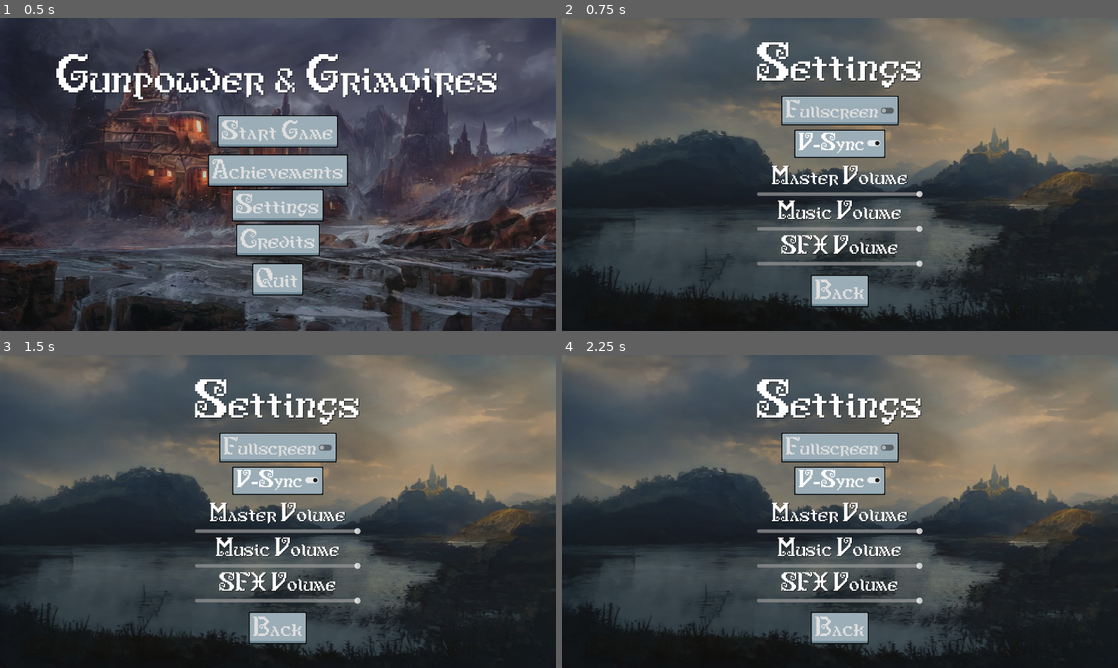
Above: before the commit, frames 1-4 (two rows, left to right).
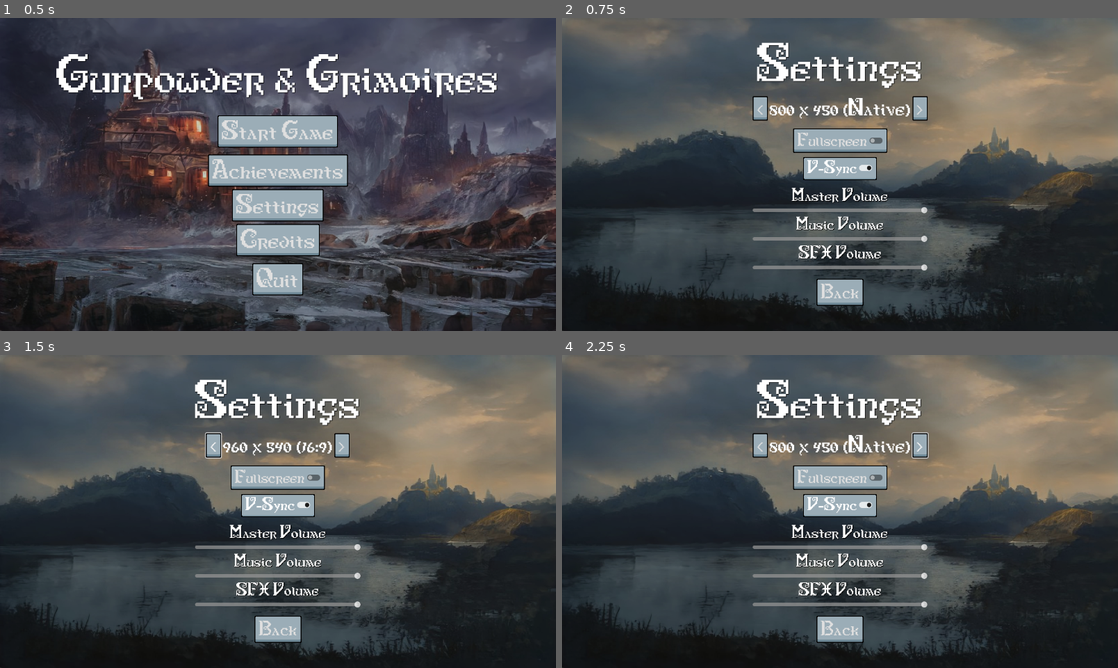
Above: after the commit, the same moments.

Repository: Warmoder/Gunpowder-Grimoires
Game: Godot game, scene res://main_menu.tscn
The game is run twice, just before and just after one commit, with the same random seed, the same clock (stepped at 60 frames per second) and the same inputs. Sound files missing from this copy of the repository are replaced by a short silence.
Inputs (mouse positions are in pixels of both pictures, inside the frame that each line leads up to):
- Up to frame 1 (0.5 s): no input
- Up to frame 2 (0.75 s): click "Settings" at 0.5 s
- Up to frame 3 (1.5 s): click (200, 445) at 1.25 s, where only the run after the commit has a clickable "<"
- Up to frame 4 (2.25 s): click (906, 445) at 2 s, where only the run after the commit has a clickable ">"

Frame 1 is identical in both runs. In frame 2, 9.4% of the frame differs, in the area x 34-66%, y 7-93%; in frame 3, 9.2%; in frame 4, 9.4%.

Commit message:
Performance tweaks and minor changes

Diff:
--- a/boss.tscn
+++ b/boss.tscn
@@ -79,7 +79,6 @@
 scale = Vector2(0.6, 0.6)
 color = Color(1, 0.21268043, 0.15969583, 1)
 energy = 0.65
-shadow_enabled = true
 texture = SubResource("GradientTexture2D_ef0k6")
 height = 26.0
 
--- a/bullet.tscn
+++ b/bullet.tscn
@@ -42,7 +42,6 @@
 [node name="PointLight2D" type="PointLight2D" parent="."]
 scale = Vector2(0.05, 0.05)
 color = Color(0.8807384, 0.41838133, 0, 1)
-shadow_enabled = true
 shadow_filter = 2
 texture = SubResource("GradientTexture2D_b7duk")
 height = 18.0
--- a/chest.tscn
+++ b/chest.tscn
@@ -45,7 +45,6 @@
 [node name="PointLight2D" type="PointLight2D" parent="."]
 scale = Vector2(0.4, 0.4)
 color = Color(0.79139364, 0.99999994, 0.8976053, 1)
-shadow_enabled = true
 shadow_filter = 2
 texture = SubResource("GradientTexture2D_day8l")
 height = 8.0
--- a/damage_up.tscn
+++ b/damage_up.tscn
@@ -53,7 +53,6 @@
 scale = Vector2(1.3, 1.3)
 color = Color(0.91, 0.26390004, 0.26390004, 1)
 energy = 1.2
-shadow_enabled = true
 shadow_filter = 2
 texture = SubResource("GradientTexture2D_2kp48")
 height = 8.0
--- a/enemy.tscn
+++ b/enemy.tscn
@@ -64,7 +64,6 @@
 scale = Vector2(0.6, 0.6)
 color = Color(1, 0.39760396, 0.33010378, 1)
 energy = 0.5
-shadow_enabled = true
 texture = SubResource("GradientTexture2D_3yqyl")
 height = 26.0
 
--- a/enemy_bullet.tscn
+++ b/enemy_bullet.tscn
@@ -42,7 +42,6 @@
 [node name="PointLight2D" type="PointLight2D" parent="."]
 scale = Vector2(0.05, 0.05)
 color = Color(0.6666667, 0.23921569, 0, 1)
-shadow_enabled = true
 shadow_filter = 2
 texture = SubResource("GradientTexture2D_gl7bs")
 height = 18.0
--- a/enemy_shooter.tscn
+++ b/enemy_shooter.tscn
@@ -80,7 +80,6 @@
 scale = Vector2(0.6, 0.6)
 color = Color(1, 0.39760396, 0.33010378, 1)
 energy = 0.5
-shadow_enabled = true
 texture = SubResource("GradientTexture2D_6nvpm")
 height = 26.0
 
--- a/health_potion.tscn
+++ b/health_potion.tscn
@@ -53,7 +53,6 @@
 scale = Vector2(1.3, 1.3)
 color = Color(0.29400003, 0.98, 0.29400003, 1)
 energy = 1.2
-shadow_enabled = true
 shadow_filter = 2
 texture = SubResource("GradientTexture2D_axkii")
 height = 8.0
--- a/lantern.tscn
+++ b/lantern.tscn
@@ -21,7 +21,7 @@
 fill_to = Vector2(1, 0.6923077)
 
 [node name="Lantern" type="Node2D"]
-scale = Vector2(0.25, 0.25)
+scale = Vector2(0.5, 0.5)
 script = ExtResource("1_s57vn")
 
 [node name="Sprite2D" type="Sprite2D" parent="."]
@@ -33,7 +33,6 @@
 scale = Vector2(4.2, 4.2)
 color = Color(0.7920856, 0.5412992, 1.92523e-07, 1)
 energy = 1.4
-shadow_enabled = true
 texture = SubResource("GradientTexture2D_8u7me")
 height = 59.0
 
--- a/main.tscn
+++ b/main.tscn
@@ -1400,9 +1400,9 @@
 stretch = true
 
 [node name="SubViewport" type="SubViewport" parent="UI/PanelContainer/SubViewportContainer"]
+disable_3d = true
 handle_input_locally = false
 size = Vector2i(192, 192)
-render_target_update_mode = 4
 
 [node name="Camera2D" type="Camera2D" parent="UI/PanelContainer/SubViewportContainer/SubViewport"]
 zoom = Vector2(0.1, 0.1)
--- a/muzzle_flash.tscn
+++ b/muzzle_flash.tscn
@@ -61,7 +61,6 @@
 scale = Vector2(0.6, 0.6)
 color = Color(0.8996277, 0.37018332, 0, 1)
 energy = 3.5
-shadow_enabled = true
 shadow_filter = 2
 texture = SubResource("GradientTexture2D_3ll1f")
 height = 26.0
--- a/new_theme.tres
+++ b/new_theme.tres
@@ -64,6 +64,7 @@
 [sub_resource type="StyleBoxEmpty" id="StyleBoxEmpty_drp83"]
 
 [resource]
+default_font = ExtResource("1_aggjg")
 Button/fonts/font = ExtResource("1_aggjg")
 Button/styles/disabled = SubResource("StyleBoxTexture_0xefo")
 Button/styles/hover = SubResource("StyleBoxTexture_pfqjd")
--- a/player.gd
+++ b/player.gd
@@ -158,7 +158,7 @@
 	if is_shooting and shoot_timer.is_stopped():
 		fire()
 
-	# --- 5. ЛОГІКА МАГІЇ (Q та E / Touch Buttons) ---
+	# --- 5. ЛОГІКА МАГІЇ ТА ЗБРОЇ (Кнопки / Touch Buttons) ---
 	if Input.is_action_just_pressed("magic_heal") and heal_cooldown <= 0:
 		heal(1)
 		heal_cooldown = 45.0
@@ -168,6 +168,11 @@
 		cast_random_magic()
 		magic_cooldown = 30.0
 		play_magic_sound(random_magic_sound_stream)
+
+	# НОВЕ: Перевірка зміни зброї перенесена сюди для мобілок
+	if Input.is_action_just_pressed("switch_weapon") and switch_weapon_timer.is_stopped():
+		switch_weapon((current_weapon_index + 1) % weapons_data.size())
+		switch_weapon_timer.start()
 
 func fire():
 	if not current_weapon_scene: return
@@ -319,15 +324,19 @@
 		current_weapon_index = index
 		current_weapon_data = weapons_data[current_weapon_index]
 		current_weapon_scene = current_weapon_data["scene"]
+
 		shoot_timer.wait_time = current_weapon_data["fire_rate"]
 		shoot_sound.stream = current_weapon_data["sound"]
+
 		if current_weapon_data["texture"] != null:
 			sprite.texture = current_weapon_data["texture"]
+
 		weapon_changed.emit(current_weapon_data["name"])
 
 func _input(event):
 	if not switch_weapon_timer.is_stopped(): return
 
+	# Залишаємо тут тільки скрол мишкою для ПК
 	if event is InputEventMouseButton:
 		if event.button_index == MOUSE_BUTTON_WHEEL_UP:
 			switch_weapon((current_weapon_index + 1) % weapons_data.size())
@@ -336,10 +345,6 @@
 			switch_weapon((current_weapon_index - 1 + weapons_data.size()) % weapons_data.size())
 			switch_weapon_timer.start()
 
-	if event.is_action_pressed("switch_weapon"):
-		switch_weapon((current_weapon_index + 1) % weapons_data.size())
-		switch_weapon_timer.start()
-
 func _on_hitbox_body_entered(body):
 	if body.is_in_group("enemies"):
 		die()
--- a/player.tscn
+++ b/player.tscn
@@ -86,6 +86,7 @@
 [node name="PointLight2D" type="PointLight2D" parent="."]
 energy = 1.3
 shadow_enabled = true
+shadow_filter = 1
 texture = SubResource("GradientTexture2D_sweqy")
 height = 26.0
 
@@ -99,7 +100,6 @@
 scale = Vector2(1.7, 1.7)
 color = Color(0.4903397, 0.75446695, 1, 1)
 energy = 1.3
-shadow_enabled = true
 texture = SubResource("GradientTexture2D_sweqy")
 height = 26.0
 
--- a/project.godot
+++ b/project.godot
@@ -15,9 +15,10 @@
 "uk_UA": "Порох і гримуари"
 }
 config/description="Gunpowder & Grimoires is a dynamic 2D top-down rogue-lite shooter where magic meets gunpowder. Fight monsters in a dark fantasy world using enchanted muskets and alchemical grenades. This is a student project developed on the Godot Engine."
-config/version="Release 1.0"
+config/version="Release 2.1.1"
 run/main_scene="uid://g3umpwren1yd"
 config/features=PackedStringArray("4.5", "Forward Plus")
+run/max_fps=120
 config/icon="uid://bqm02c1q0vuv0"
 config/windows_native_icon="res://icon.ico"
 boot_splash/subwindows/embed_subwindows=true
@@ -36,8 +37,9 @@
 window/size/viewport_height=720
 window/size/window_width_override=1920
 window/size/window_height_override=1080
-window/subwindows/embed_subwindows=false
 window/stretch/mode="viewport"
+window/stretch/aspect="expand"
+window/per_pixel_transparency/allowed=true
 
 [editor_plugins]
 
@@ -80,6 +82,11 @@
 "events": [Object(InputEventKey,"resource_local_to_scene":false,"resource_name":"","device":-1,"window_id":0,"alt_press …(192 unchanged characters)…
 ]
 }
+switch_weapon={
+"deadzone": 0.2,
+"events": [Object(InputEventKey,"resource_local_to_scene":false,"resource_name":"","device":-1,"window_id":0,"alt_pressed":false,"shift_pressed":false,"ctrl_pressed":false,"meta_pressed":false,"pressed":false,"keycode":0,"physical_keycode":4194306,"key_label":0,"unicode":0,"location":0,"echo":false,"script":null)
+]
+}
 
 [layer_names]
 
@@ -91,4 +98,11 @@
 [rendering]
 
 textures/canvas_textures/default_texture_filter=0
+renderer/rendering_method="mobile"
 textures/vram_compression/import_etc2_astc=true
+lights_and_shadows/directional_shadow/size=1024
+lights_and_shadows/directional_shadow/size.mobile=512
+2d/shadow_atlas/size=512
+camera/depth_of_field/depth_of_field_bokeh_shape=0
+lights_and_shadows/positional_shadow/atlas_size=1024
+lights_and_shadows/positional_shadow/atlas_size.mobile=512
--- a/rifle_bullet.tscn
+++ b/rifle_bullet.tscn
@@ -42,7 +42,6 @@
 [node name="PointLight2D" type="PointLight2D" parent="."]
 scale = Vector2(0.07, 0.07)
 color = Color(0.8807384, 0.41838133, 0, 1)
-shadow_enabled = true
 shadow_filter = 2
 texture = SubResource("GradientTexture2D_b7duk")
 height = 18.0
--- a/settings_menu.gd
+++ b/settings_menu.gd
@@ -6,33 +6,100 @@
 @onready var sfx_slider = $VBoxContainer/SFXSlider
 @onready var music_slider = $VBoxContainer/MusicSlider
 
+# --- НОВІ ВУЗЛИ ДЛЯ РОЗДІЛЬНОЇ ЗДАТНОСТІ ---
+@onready var prev_res_button = $VBoxContainer/HBoxContainer/PrevResButton
+@onready var next_res_button = $VBoxContainer/HBoxContainer/NextResButton
+@onready var res_label = $VBoxContainer/HBoxContainer/ResLabel
+
 var is_opened_from_pause = false
+var current_res_index = 0
+
+var resolutions = [
+	DisplayServer.screen_get_size(), # Нативна (0)
+	Vector2i(1920, 1080),
+	Vector2i(1600, 900),
+	Vector2i(1366, 768),
+	Vector2i(1280, 720),
+	Vector2i(1024, 768),
+	Vector2i(960, 540)
+]
 
 func _ready():
-	# Завантажуємо налаштування з GameManager і виставляємо UI
-	# Fullscreen
+	# Підключаємо кнопки стрілочок
+	if prev_res_button and next_res_button:
+		prev_res_button.pressed.connect(_on_prev_res_pressed)
+		next_res_button.pressed.connect(_on_next_res_pressed)
+
+	# Завантажуємо збережений індекс роздільної здатності
+	if GameManager.settings_data.has("resolution_index"):
+		current_res_index = GameManager.settings_data["resolution_index"]
+
+	update_res_label()
+
+	# Завантажуємо інші налаштування
 	fullscreen_check.button_pressed = GameManager.settings_data.fullscreen
-	# V-Sync
 	vsync_check.button_pressed = GameManager.settings_data.vsync
-	# Гучність
 	master_slider.value = GameManager.settings_data.master_volume
 	sfx_slider.value = GameManager.settings_data.sfx_volume
 	music_slider.value = GameManager.settings_data.music_volume
 
-# --- СИГНАЛИ ---
-# (Функції для Fullscreen і V-Sync залишаються без змін)
+# --- ЛОГІКА РОЗДІЛЬНОЇ ЗДАТНОСТІ ---
+
+func _on_prev_res_pressed():
+	current_res_index -= 1
+	if current_res_index < 0:
+		current_res_index = resolutions.size() - 1 # Перехід в кінець списку
+	apply_resolution()
+
+func _on_next_res_pressed():
+	current_res_index += 1
+	if current_res_index >= resolutions.size():
+		current_res_index = 0 # Перехід на початок
+	apply_resolution()
+
+func apply_resolution():
+	GameManager.settings_data["resolution_index"] = current_res_index
+	update_res_label()
+
+	if not fullscreen_check.button_pressed:
+		var target_size = resolutions[current_res_index]
+		DisplayServer.window_set_size(target_size)
+
+		# Центруємо вікно
+		var screen_size = DisplayServer.screen_get_size()
+		var window_pos = (screen_size / 2) - (target_size / 2)
+		DisplayServer.window_set_position(window_pos)
+
+func update_res_label():
+	var res = resolutions[current_res_index]
+	var text = str(res.x) + " x " + str(res.y)
+
+	if current_res_index == 0:
+		text += " (Native)"
+	elif res.x * 9 == res.y * 16:
+		text += " (16:9)"
+	elif res.x * 3 == res.y * 4:
+		text += " (4:3)"
+
+	res_label.text = text
+
+# --- ІНШІ НАЛАШТУВАННЯ ---
 
 func _on_fullscreen_check_toggled(button_pressed):
 	GameManager.settings_data.fullscreen = button_pressed
-	GameManager.apply_settings() # Просимо GameManager застосувати все
+	if button_pressed:
+		DisplayServer.window_set_mode(DisplayServer.WINDOW_MODE_FULLSCREEN)
+	else:
+		DisplayServer.window_set_mode(DisplayServer.WINDOW_MODE_WINDOWED)
+		apply_resolution() # Повертаємо вибраний розмір вікна
+
+	GameManager.apply_settings()
 	GameManager.save_settings()
 
 func _on_vsync_check_toggled(button_pressed):
 	GameManager.settings_data.vsync = button_pressed
 	GameManager.apply_settings()
 	GameManager.save_settings()
-
-# --- ПОВЗУНКИ ГУЧНОСТІ ---
 
 func _on_master_slider_value_changed(value):
 	GameManager.settings_data.master_volume = value
@@ -46,16 +113,13 @@
 	GameManager.settings_data.music_volume = value
 	_update_bus_volume("Music", value)
 
-# Допоміжна функція для зміни гучності
 func _update_bus_volume(bus_name: String, linear_value: float):
 	var bus_index = AudioServer.get_bus_index(bus_name)
 	if bus_index != -1:
 		AudioServer.set_bus_volume_db(bus_index, linear_to_db(linear_value))
 
 func _on_back_button_pressed():
-	# Важливо: зберігаємо налаштування перед виходом!
 	GameManager.save_settings()
-
 	if is_opened_from_pause:
 		queue_free()
 	else:
--- a/settings_menu.tscn
+++ b/settings_menu.tscn
@@ -55,20 +55,44 @@
 theme_override_font_sizes/font_size = 72
 text = "Settings"
 
-[node name="HSeparator3" type="HSeparator" parent="VBoxContainer"]
+[node name="HSeparator5" type="HSeparator" parent="VBoxContainer"]
+modulate = Color(1, 1, 1, 0)
+layout_mode = 2
+
+[node name="HBoxContainer" type="HBoxContainer" parent="VBoxContainer"]
+layout_mode = 2
+size_flags_horizontal = 4
+
+[node name="PrevResButton" type="Button" parent="VBoxContainer/HBoxContainer"]
+layout_mode = 2
+theme_override_font_sizes/font_size = 24
+text = "<"
+
+[node name="ResLabel" type="Label" parent="VBoxContainer/HBoxContainer"]
+layout_mode = 2
+size_flags_horizontal = 3
+theme_override_font_sizes/font_size = 32
+text = "1920x1080"
+
+[node name="NextResButton" type="Button" parent="VBoxContainer/HBoxContainer"]
+layout_mode = 2
+theme_override_font_sizes/font_size = 24
+text = ">"
+
+[node name="HSeparator4" type="HSeparator" parent="VBoxContainer"]
 modulate = Color(1, 1, 1, 0)
 layout_mode = 2
 
 [node name="FullscreenCheck" type="CheckButton" parent="VBoxContainer"]
 layout_mode = 2
 size_flags_horizontal = 4
-theme_override_font_sizes/font_size = 32
+theme_override_font_sizes/font_size = 24
 text = "Fullscreen"
 
 [node name="VsyncCheck" type="CheckButton" parent="VBoxContainer"]
 layout_mode = 2
 size_flags_horizontal = 4
-theme_override_font_sizes/font_size = 32
+theme_override_font_sizes/font_size = 24
 text = "V-Sync"
 
 [node name="HSeparator" type="HSeparator" parent="VBoxContainer"]
@@ -79,7 +103,7 @@
 layout_mode = 2
 size_flags_horizontal = 4
 theme_override_colors/font_shadow_color = Color(0, 0, 0, 1)
-theme_override_font_sizes/font_size = 34
+theme_override_font_sizes/font_size = 24
 text = "Master Volume"
 
 [node name="MasterSlider" type="HSlider" parent="VBoxContainer"]
@@ -92,7 +116,7 @@
 layout_mode = 2
 size_flags_horizontal = 4
 theme_override_colors/font_shadow_color = Color(0, 0, 0, 1)
-theme_override_font_sizes/font_size = 34
+theme_override_font_sizes/font_size = 24
 text = "Music Volume"
 
 [node name="MusicSlider" type="HSlider" parent="VBoxContainer"]
@@ -105,7 +129,7 @@
 layout_mode = 2
 size_flags_horizontal = 4
 theme_override_colors/font_shadow_color = Color(0, 0, 0, 1)
-theme_override_font_sizes/font_size = 34
+theme_override_font_sizes/font_size = 24
 text = "SFX Volume"
 
 [node name="SFXSlider" type="HSlider" parent="VBoxContainer"]
@@ -121,7 +145,7 @@
 [node name="BackButton" type="Button" parent="VBoxContainer"]
 layout_mode = 2
 size_flags_horizontal = 4
-theme_override_font_sizes/font_size = 36
+theme_override_font_sizes/font_size = 28
 text = "Back"
 
 [connection signal="toggled" from="VBoxContainer/FullscreenCheck" to="." method="_on_fullscreen_check_toggled"]
--- a/shield.tscn
+++ b/shield.tscn
@@ -54,7 +54,6 @@
 scale = Vector2(1.3, 1.3)
 color = Color(0.23519997, 0.72911996, 0.84, 1)
 energy = 1.2
-shadow_enabled = true
 shadow_filter = 2
 texture = SubResource("GradientTexture2D_4re53")
 height = 8.0
--- a/shotgun_pellet.tscn
+++ b/shotgun_pellet.tscn
@@ -42,7 +42,6 @@
 [node name="PointLight2D" type="PointLight2D" parent="."]
 scale = Vector2(0.05, 0.05)
 color = Color(0.6666667, 0.23921569, 0, 1)
-shadow_enabled = true
 texture = SubResource("GradientTexture2D_rjb7u")
 height = 18.0
 
--- a/speed_up.tscn
+++ b/speed_up.tscn
@@ -54,7 +54,6 @@
 scale = Vector2(1.3, 1.3)
 color = Color(0.89, 0.8665633, 0.18689997, 1)
 energy = 1.2
-shadow_enabled = true
 shadow_filter = 2
 texture = SubResource("GradientTexture2D_7i53h")
 height = 8.0
--- a/tank_enemy.tscn
+++ b/tank_enemy.tscn
@@ -64,7 +64,6 @@
 scale = Vector2(0.6, 0.6)
 color = Color(1, 0.39760396, 0.33010378, 1)
 energy = 0.5
-shadow_enabled = true
 texture = SubResource("GradientTexture2D_3yqyl")
 height = 26.0
 
--- a/teleporter.tscn
+++ b/teleporter.tscn
@@ -52,7 +52,6 @@
 scale = Vector2(0.75, 0.75)
 color = Color(0.12391532, 0.36611727, 0.9999551, 1)
 energy = 2.0
-shadow_enabled = true
 shadow_filter = 2
 texture = SubResource("GradientTexture2D_rlsis")
 height = 24.0
--- a/touch_controls.tscn
+++ b/touch_controls.tscn
@@ -50,22 +50,22 @@
 grow_vertical = 2
 
 [node name="HealButton" type="TouchScreenButton" parent="RightSideUI"]
-position = Vector2(-180, -300)
-scale = Vector2(0.2, 0.2)
+position = Vector2(-188, -152.00002)
+scale = Vector2(0.1, 0.1)
 texture_normal = ExtResource("2_gv3ke")
 texture_pressed = ExtResource("3_5se0o")
 action = "magic_heal"
 
 [node name="MagicButton" type="TouchScreenButton" parent="RightSideUI"]
-position = Vector2(-180, -70)
-scale = Vector2(0.2, 0.2)
+position = Vector2(-74, -79.00002)
+scale = Vector2(0.1, 0.1)
 texture_normal = ExtResource("4_a8tu2")
 texture_pressed = ExtResource("5_t4nge")
 action = "magic_random"
 
 [node name="SwitchButton" type="TouchScreenButton" parent="RightSideUI"]
-position = Vector2(-180, 160)
-scale = Vector2(0.2, 0.2)
+position = Vector2(-303, -151.00002)
+scale = Vector2(0.1, 0.1)
 texture_normal = ExtResource("6_d6vf3")
 texture_pressed = ExtResource("7_suwiv")
 action = "switch_weapon"
Not shown, changed: export_presets.cfg
